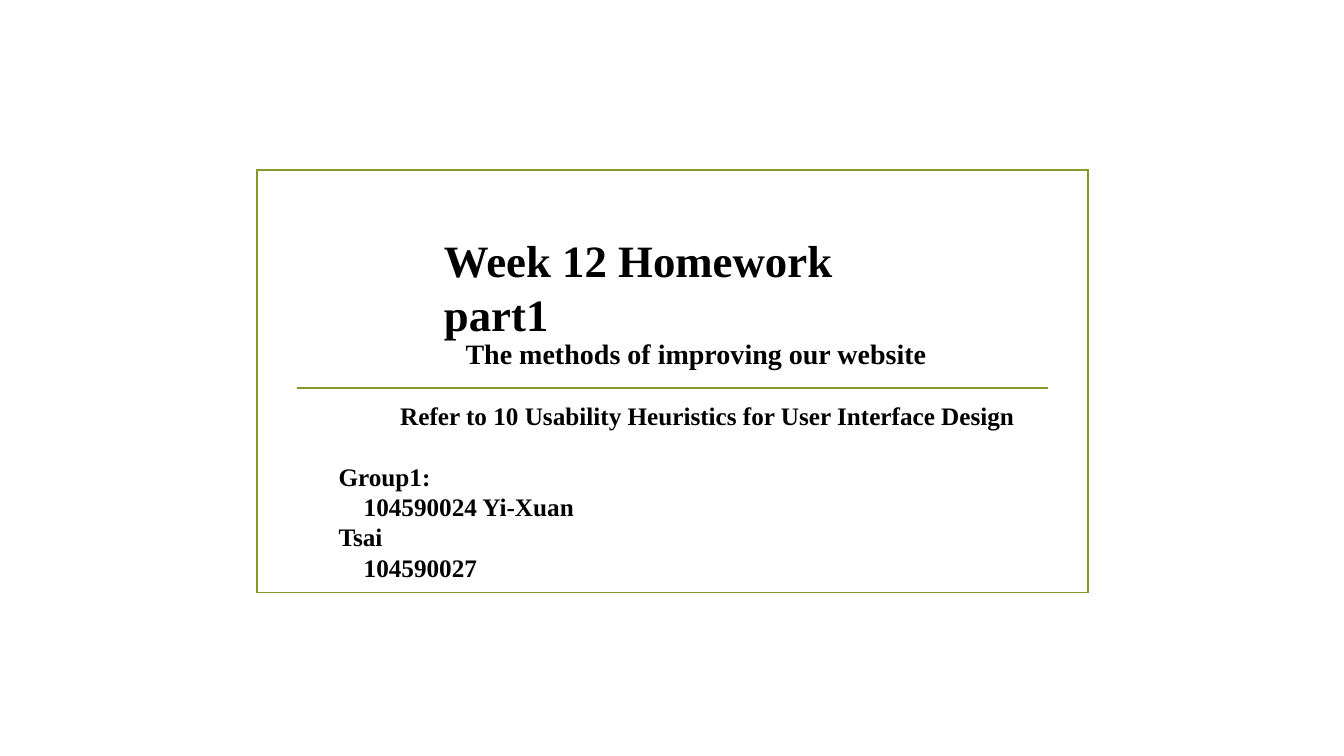
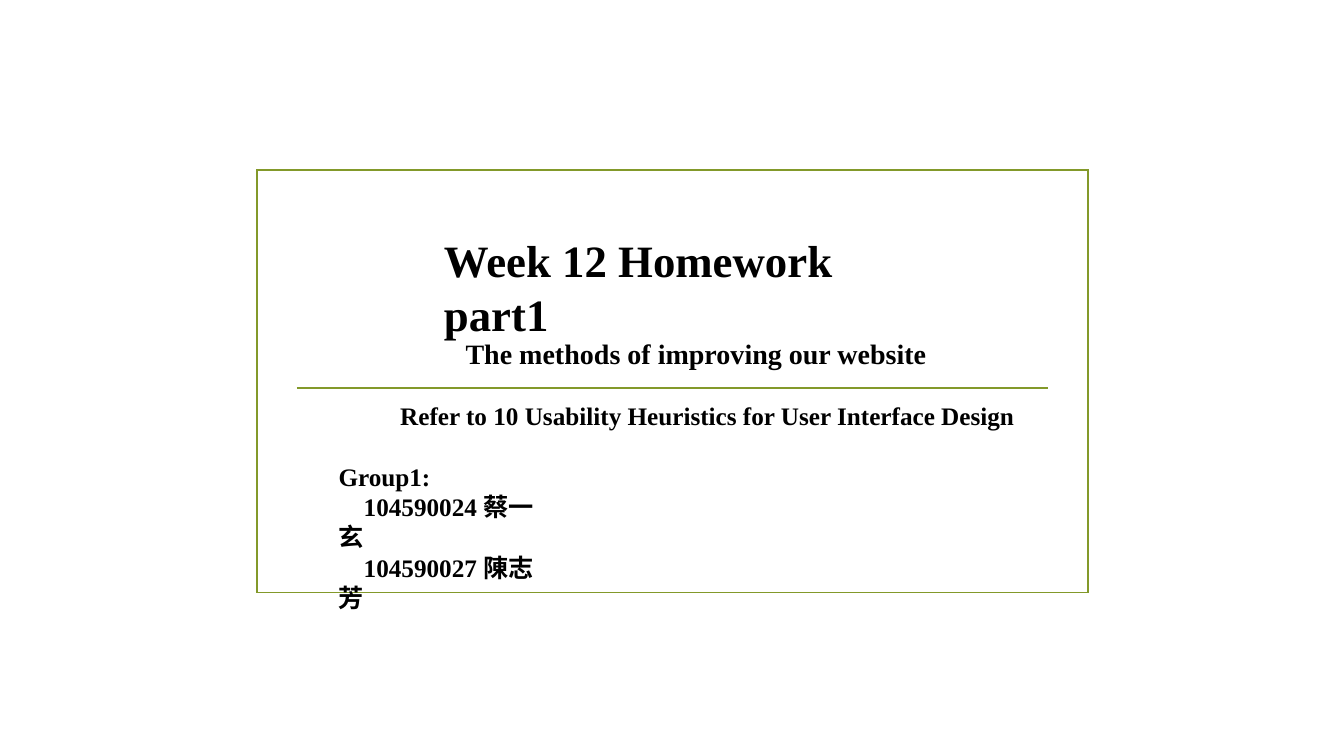
Before and after one commit to DreamingTraveler/Week12-Design-Homework, a slide deck: slide 1 of PPT/Part1.pptx. Drawn at 1344x756 pixels with LibreOffice and Linux fonts; fonts in the diff are those of the drawing; background and template pictures are left out. Boxes give left, top, right and bottom in pixels: in the first picture for what was removed or moved away, otherwise in the second. Text is boxed around its words. In the diff, an @@ line names an element or a change of style, - is before the commit and + after.

```diff
--- a/PPT/Part1.pptx
+++ b/PPT/Part1.pptx
@@ text at (339, 494, 533, 610): text changed @@
-104590024 Yi-Xuan Tsai
-104590027
+104590024 蔡一玄
+104590027 陳志芳
```
Also in this commit, not shown: 4 other files.
